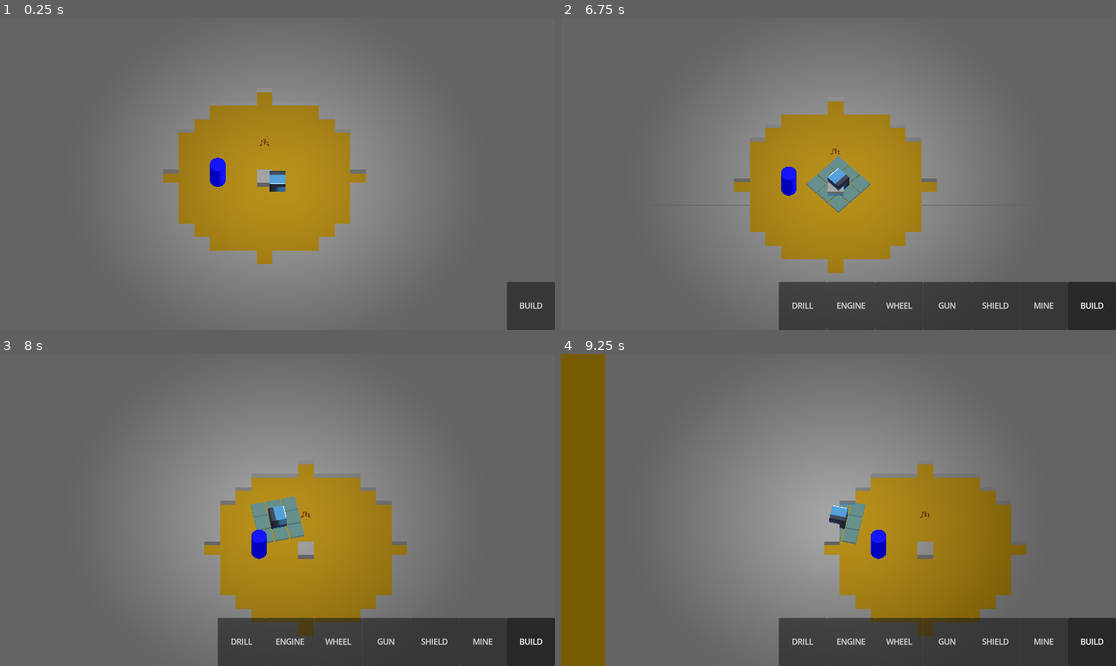
Above: before the commit, frames 1-4 (two rows, left to right).
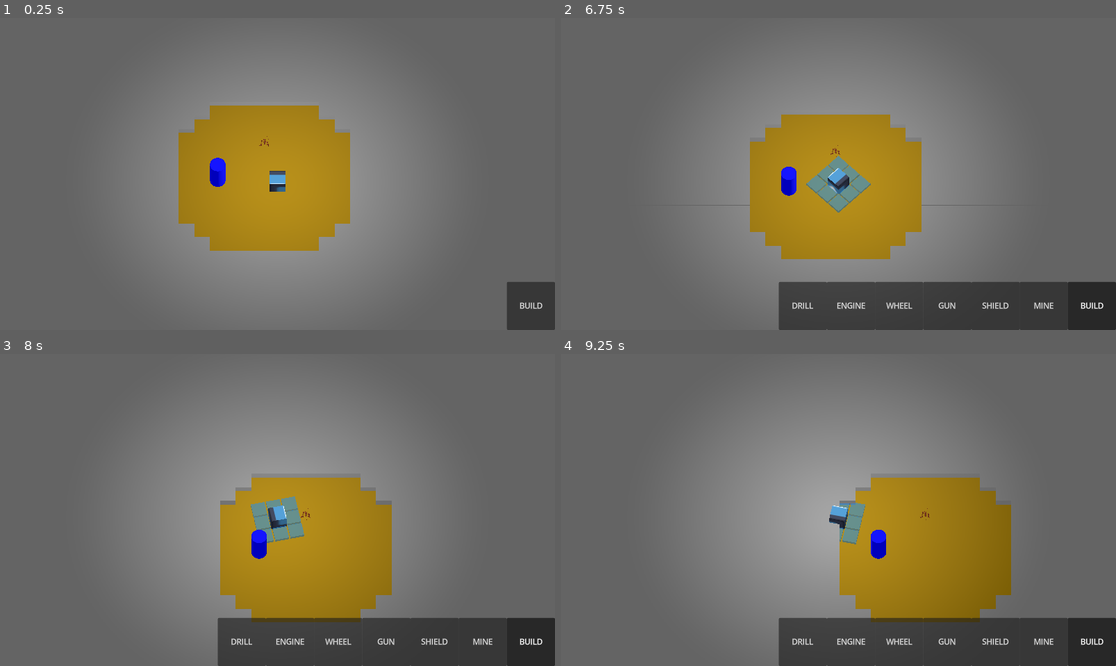
Above: after the commit, the same moments.

Repository: HedgeLizards/major
Game: Godot game, scene res://scenes/world.tscn
The game is run twice, just before and just after one commit, with the same random seed, the same clock (stepped at 60 frames per second) and the same inputs. This scene is started directly instead of the project's main scene. The engine's default icon, where the game draws it, is replaced by a stand-in: a white triangle on a blue panel in a dark square.
Inputs (mouse positions are in pixels of both pictures, inside the frame that each line leads up to):
- Up to frame 1 (0.25 s): no input
- Up to frame 2 (6.75 s): click "BUILD" at 0.5 s; click "DRILL" at 1.25 s; click "ENGINE" at 2 s; click "WHEEL" at 2.75 s; click "GUN" at 3.5 s; click "SHIELD" at 4.25 s; click "MINE" at 5 s; tap Enter at 5.75 s; move the mouse to (960, 158) at 5.77 s; hold D (right) 5.78-6.53 s; click (960, 158) at 5.92 s; move the mouse to (727, 189) at 6.52 s; hold S (backward) from 6.53 s (still down)
- Up to frame 3 (8 s): move the mouse to (333, 441) at 7.27 s; release S (backward) at 7.28 s; hold D (right) from 7.28 s (still down)
- Up to frame 4 (9.25 s): move the mouse to (810, 572) at 8.02 s; release D (right) at 8.03 s; hold W (forward) 8.03-8.78 s; click (810, 572) at 8.17 s; move the mouse to (1005, 556) at 8.77 s; hold A (left) from 8.78 s (still down)

The runs differ from the first frame. In frame 1, 0.6% of the frame differs, in the area x 29-66%, y 23-79%; in frame 2, 0.6%; in frame 3, 0.6%; in frame 4, 8.6%, in the area x 0-84%, y 0-100%.
Error after the commit: Attempt to call function 'dig' in base 'null instance' on a null instance. (res://code/Vehicle.gd:157)

Commit message:
diggable ground

Diff:
--- /dev/null
+++ b/code/Environment.gd
@@ -0,0 +1,53 @@
+extends Node3D
+
+
+enum Tile {Open, Rock}
+
+var mesh_map = {}
+var map = {}
+
+func tile_at(p: Vector2i) -> Tile:
+	return map.get(p, Tile.Rock)
+	if p.length() > 6 || p.length() == 0:
+		return Tile.Rock
+	else:
+		return Tile.Open
+
+func view(p: Vector2i):
+	var old_mesh: Node3D = mesh_map.get(p)
+	if old_mesh:
+		old_mesh.queue_free()
+	var new_mesh: Node3D = mesh_for(tile_at(p))
+	mesh_map[p] = new_mesh
+	new_mesh.position.x = p.x
+	new_mesh.position.z = p.y
+	add_child(new_mesh)
+
+func mesh_for(tile: Tile):
+	if tile == Tile.Open:
+		return preload("res://scenes/tiles/ground.tscn").instantiate()
+	elif tile == Tile.Rock:
+		return preload("res://scenes/tiles/rock.tscn").instantiate()
+	assert(false, "unknown tile")
+
+func dig_tile(p: Vector2i) -> void:
+	map[p] = Tile.Open
+
+func dig(v: Vector2) -> void:
+	var p: Vector2i = v.floor()
+	dig_tile(p)
+	view(p)
+
+# Called when the node enters the scene tree for the first time.
+func _ready():
+	for x in range(-50, 50):
+		for y in range(-50, 50):
+			var p := Vector2i(x, y)
+			if p.length() < 6:
+				dig_tile(p)
+			view(p)
+
+
+# Called every frame. 'delta' is the elapsed time since the previous frame.
+func _process(delta):
+	pass
--- a/code/Vehicle.gd
+++ b/code/Vehicle.gd
@@ -37,7 +37,7 @@
 	return player == multiplayer.get_unique_id()
 
 func _ready():
-	if is_local:
+	if is_local():
 		camera.make_current()
 
 	for r in grid.size():
@@ -154,3 +154,4 @@
 	var vel := Vector2(0, speed).rotated($Body.rotation.y)
 	position.x -= vel.x
 	position.z += vel.y
+	$/root/Multiplayer/World/World/Environment.dig(Vector2(global_position.x, global_position.z))
--- /dev/null
+++ b/code/grid.gd
@@ -0,0 +1,12 @@
+extends GridMap
+
+@export var meshes: Array[Mesh] = []
+
+# Called when the node enters the scene tree for the first time.
+func _ready():
+	pass # Replace with function body.
+
+
+# Called every frame. 'delta' is the elapsed time since the previous frame.
+func _process(delta):
+	pass
--- a/code/world.gd
+++ b/code/world.gd
@@ -2,32 +2,6 @@
 
 const SPAWN_RANDOM := 5.0
 
-enum Tile {Open, Rock}
-
-var mesh_map = {}
-
-func tile_at(p: Vector2i) -> Tile:
-	if p.length() > 6 || p.length() == 0:
-		return Tile.Rock
-	else:
-		return Tile.Open
-
-func view(p: Vector2i):
-	var old_mesh: Node3D = mesh_map.get(p)
-	if old_mesh:
-		old_mesh.queue_free()
-	var new_mesh: Node3D = mesh_for(tile_at(p))
-	mesh_map[p] = new_mesh
-	new_mesh.position.x = p.x
-	new_mesh.position.z = p.y
-	$Environment.add_child(new_mesh)
-
-func mesh_for(tile: Tile):
-	if tile == Tile.Open:
-		return preload("res://scenes/tiles/ground.tscn").instantiate()
-	elif tile == Tile.Rock:
-		return preload("res://scenes/tiles/rock.tscn").instantiate()
-	assert(false, "unknown tile")
 
 func _ready():
 	# We only need to spawn players on the server.
@@ -43,9 +17,6 @@
 		if not OS.has_feature("dedicated_server"):
 			add_player(1)
 
-	for x in range(-20, 20):
-		for y in range(-20, 20):
-			view(Vector2i(x, y))
 
 
 func _exit_tree():
--- a/scenes/world.tscn
+++ b/scenes/world.tscn
@@ -1,9 +1,10 @@
-[gd_scene load_steps=11 format=3 uid="uid://2irnh6o5hk08"]
+[gd_scene load_steps=12 format=3 uid="uid://2irnh6o5hk08"]
 
 [ext_resource type="Script" path="res://code/world.gd" id="1_kh57m"]
 [ext_resource type="PackedScene" uid="uid://n81gfvtb48yt" path="res://scenes/build_menu.tscn" id="2_8cdw3"]
 [ext_resource type="PackedScene" uid="uid://c6eg277q0xoij" path="res://scenes/pebbles.tscn" id="3_eww8l"]
-[ext_resource type="PackedScene" uid="uid://bm0ujyi38s287" path="res://scenes/music.tscn" id="4_ocrme"]
+[ext_resource type="Script" path="res://code/grid.gd" id="4_d4llk"]
+[ext_resource type="Script" path="res://code/Environment.gd" id="5_0w7rj"]
 
 [sub_resource type="Environment" id="Environment_jg4cu"]
 ambient_light_source = 2
@@ -52,7 +53,7 @@
 
 [node name="GridMap" type="GridMap" parent="."]
 mesh_library = SubResource("MeshLibrary_l5dm3")
+script = ExtResource("4_d4llk")
 
 [node name="Environment" type="Node3D" parent="."]
-
-[node name="Music" parent="." instance=ExtResource("4_ocrme")]
+script = ExtResource("5_0w7rj")
